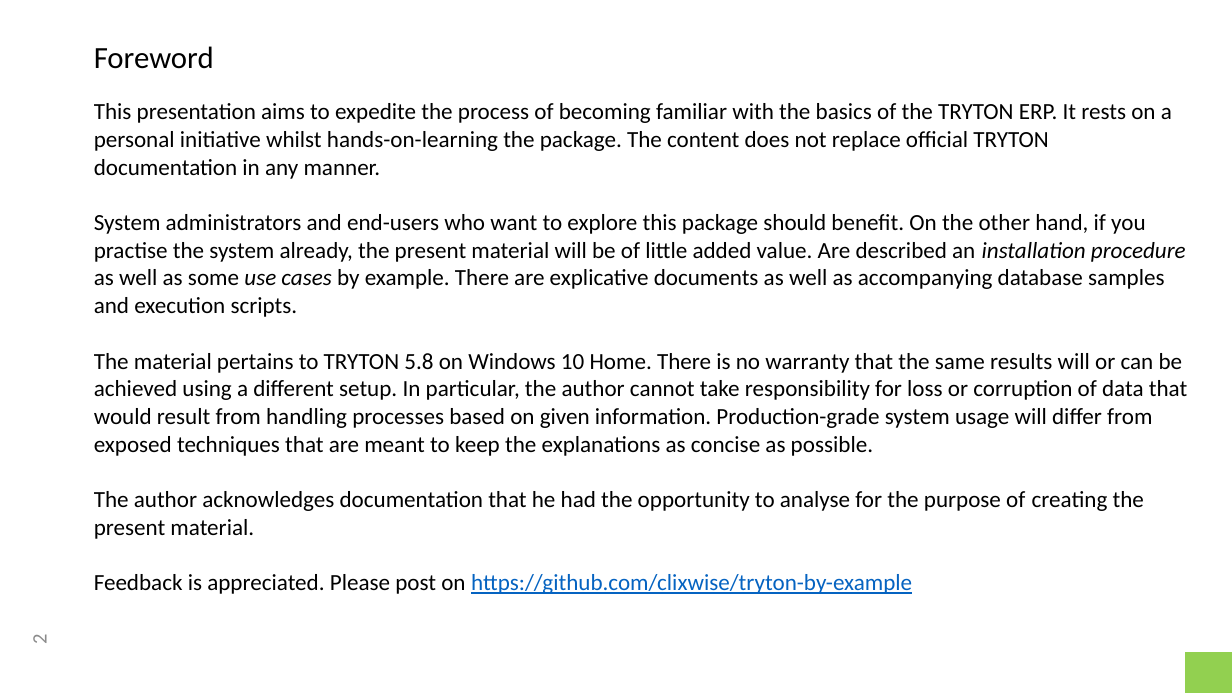
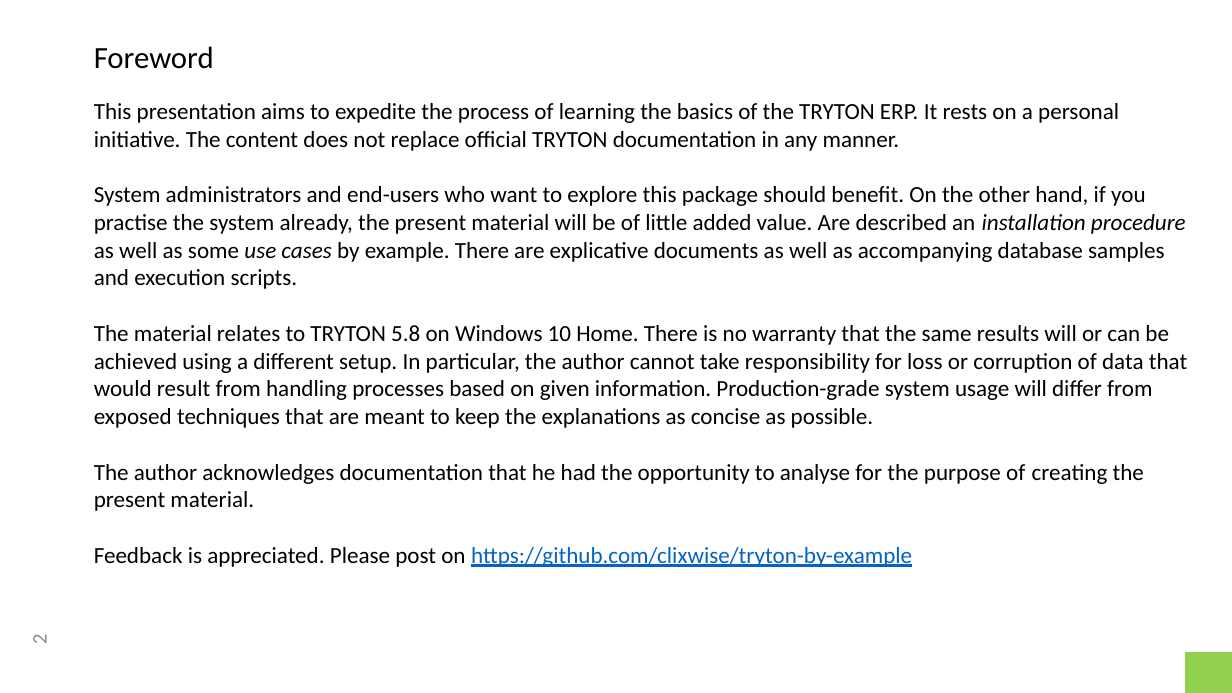
Before and after one commit to clixwise/tryton-by-example, a slide deck: slide 2 of 5.8/Tryton 5.8 - Doc 01.01 - Installation & administration.pptx. Drawn at 1232x693 pixels with LibreOffice and Linux fonts; fonts in the diff are those of the drawing. Boxes give left, top, right and bottom in pixels: in the first picture for what was removed or moved away, otherwise in the second. Text is boxed around its words. In the diff, an @@ line names an element or a change of style, - is before the commit and + after.

```diff
--- a/5.8/Tryton 5.8 - Doc 01.01 - Installation & administration.pptx
+++ b/5.8/Tryton 5.8 - Doc 01.01 - Installation & administration.pptx
@@ text at box(94, 103, 1187, 567): text changed @@
-This presentation aims to expedite the process of becoming familiar with the basics of the TRYTON ERP. It rests on a personal initiative whilst hands-on-learning the package. The content does not replace official TRYTON documentation in any manner.
-System administrators and end-users who want to explore this package should benefit. On the other hand, if you practise the system already, the present material will be of little added value. Are described an installation procedure as well as some use cases by example. There are explicative documents as well as accompanying database samples and execution scripts.
-The material pertains to TRYTON 5.8 on Windows 10 Home. There is no warranty that the same results will or can be achieved using a different setup. In particular, the author cannot take responsibility for loss or corruption of data that would result from handling processes based on given information. Production-grade system usage will differ from exposed techniques that are meant to keep the explanations as concise as possible.
-The author acknowledges documentation that he had the opportunity to analyse for the purpose of creating the present material.
-Feedback is appreciated. Please post on https://github.com/clixwise/tryton-by-example
+This presentation aims to expedite the process of learning the basics of the TRYTON ERP. It rests on a personal initiative. The content does not replace official TRYTON documentation in any manner.
+System administrators and end-users who want to explore this package should benefit. On the other hand, if you practise the system already, the present material will be of little added value. Are described an installation procedure as well as some use cases by example. There are explicative documents as well as accompanying database samples and execution scripts.
+The material relates to TRYTON 5.8 on Windows 10 Home. There is no warranty that the same results will or can be achieved using a different setup. In particular, the author cannot take responsibility for loss or corruption of data that would result from handling processes based on given information. Production-grade system usage will differ from exposed techniques that are meant to keep the explanations as concise as possible.
+The author acknowledges documentation that he had the opportunity to analyse for the purpose of creating the present material.
+Feedback is appreciated. Please post on https://github.com/clixwise/tryton-by-example
```
Also in this commit, not shown: 2 other slides changed, 1 slide added, 1 slide removed, 8 other files.
